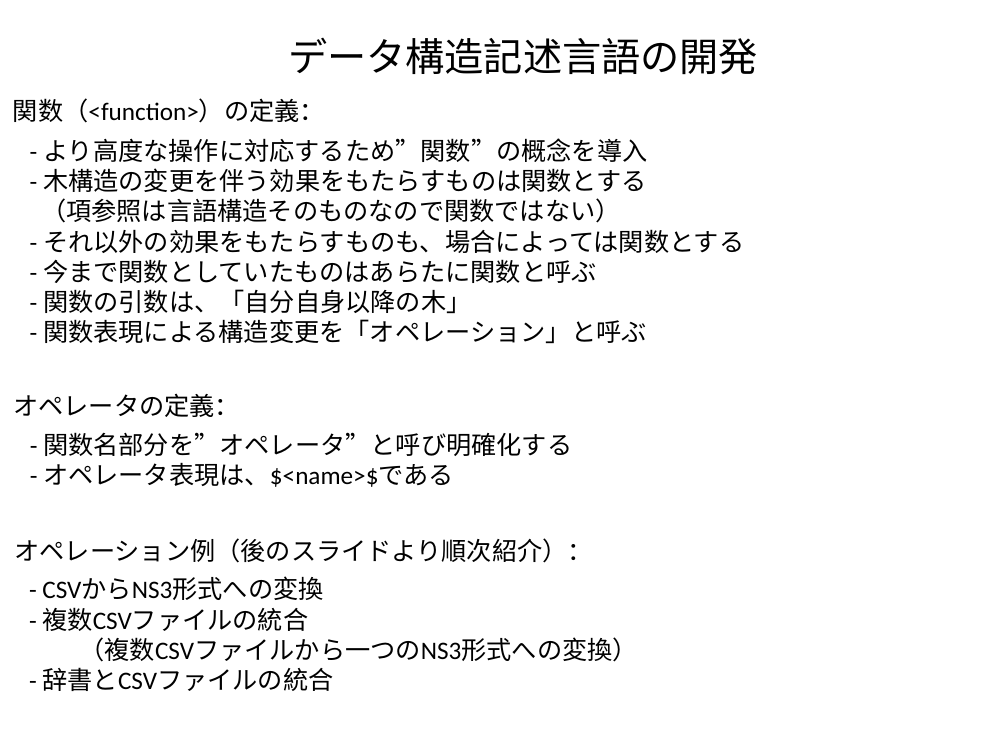
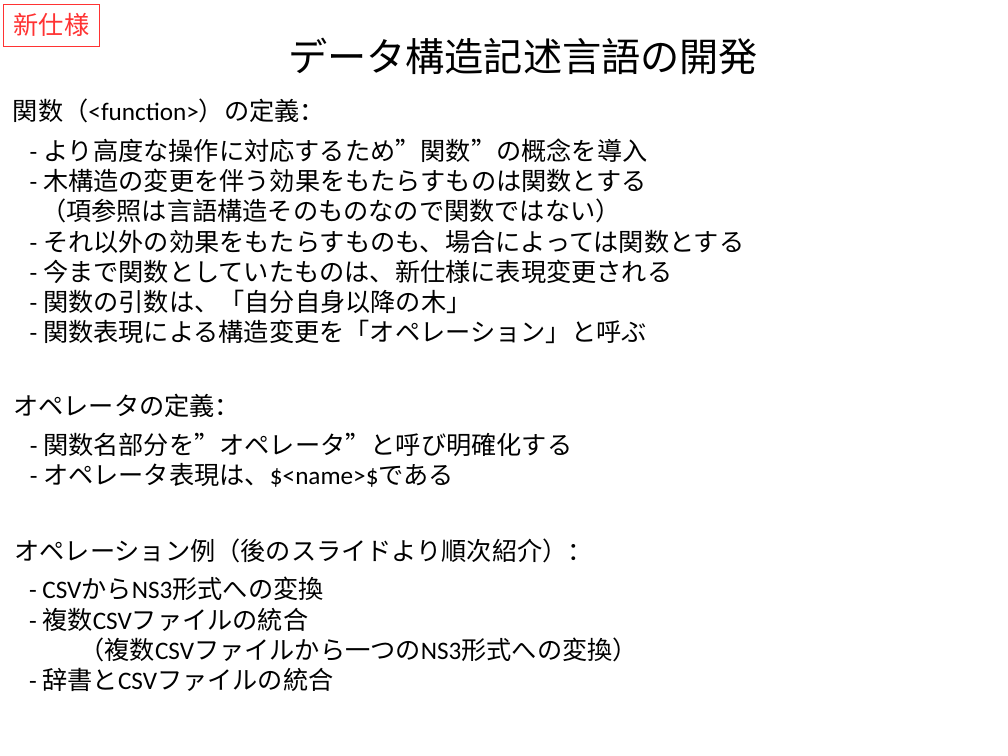
Before and after one commit to kouamano/RECURSIVE-SYSTEM, a slide deck: slide 6 of Document/tq_op_example.pptx. Drawn at 1008x756 pixels with LibreOffice and Linux fonts; fonts in the diff are those of the drawing. Boxes give left, top, right and bottom in pixels: in the first picture for what was removed or moved away, otherwise in the second. Text is boxed around its words. In the diff, an @@ line names an element or a change of style, - is before the commit and + after.

```diff
--- a/Document/tq_op_example.pptx
+++ b/Document/tq_op_example.pptx
@@ rectangle added at [4,5,100,47], outline #FF3333 0.75 pt, 18 pt, text #FF3333 @@
+新仕様
@@ text at [43,259,672,283]: text changed @@
-- 今まで関数としていたものはあらたに関数と呼ぶ
+- 今まで関数としていたものは、新仕様に表現変更される
```
Also in this commit, not shown: 5 other slides changed, 1 other file.
